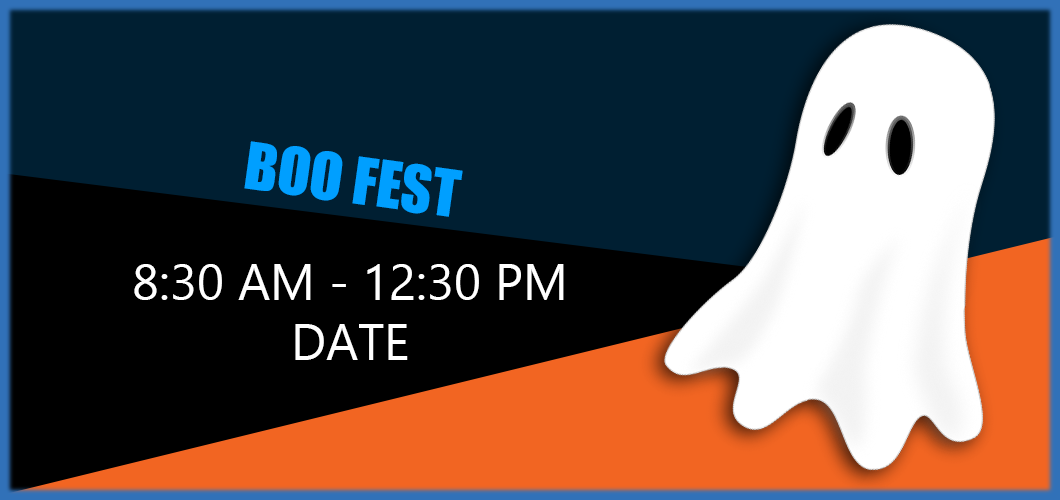
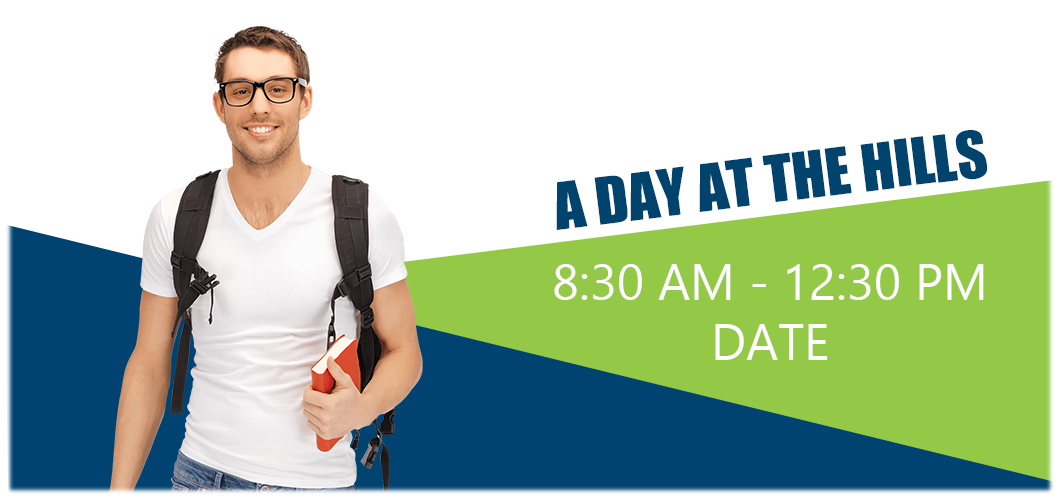
Layers edited between the first and the second 1060×500 image:
showed group "Day at the Hills" (6 layers), moved it above "Boo Fest" over [0, 0, 1060, 500]
hid group "Boo Fest" (6 layers) over [0, 0, 1060, 500]
hid "Background" over [0, 0, 1060, 500]
